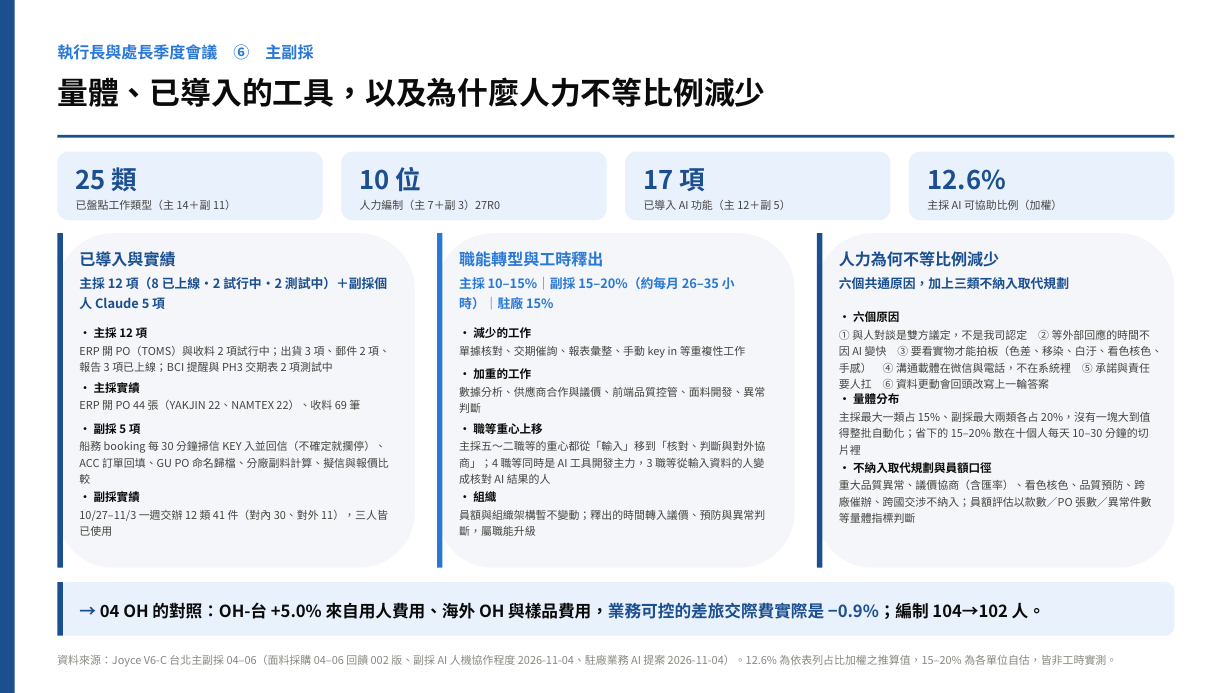
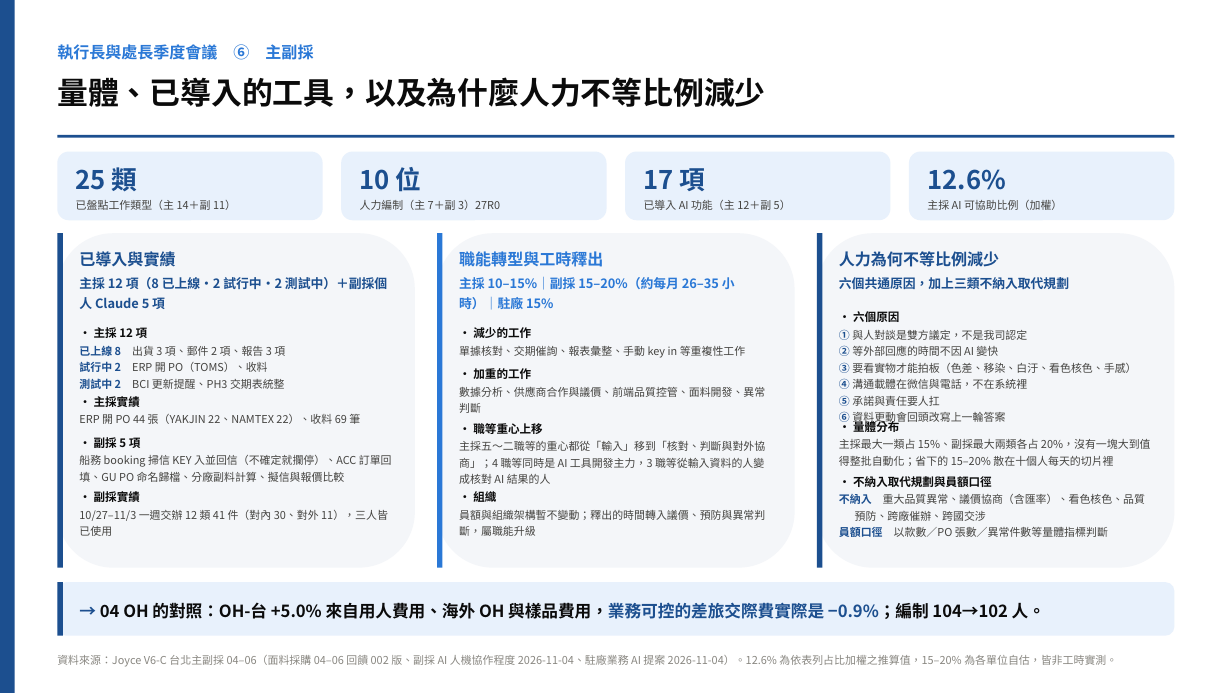
Before and after one commit to yc20054321-art/joyce, a slide deck: slide 7 of V6_執行長與處長季度會議_單位回饋整合_20261106.pptx. Drawn at 1232x693 pixels with LibreOffice and Linux fonts; fonts in the diff are those of the drawing. Boxes give left, top, right and bottom in pixels: in the first picture for what was removed or moved away, otherwise in the second. Text is boxed around its words. In the diff, an @@ line names an element or a change of style, - is before the commit and + after.

```diff
--- a/V6_執行長與處長季度會議_單位回饋整合_20261106.pptx
+++ b/V6_執行長與處長季度會議_單位回饋整合_20261106.pptx
@@ text at (x1=839, y1=329, x2=1136, y2=425): text changed @@
-① 與人對談是雙方議定，不是我司認定 ② 等外部回應的時間不因 AI 變快 ③ 要看實物才能拍板（色差、移染、白汙、看色核色、手感） ④ 溝通載體在微信與電話，不在系統裡 ⑤ 承諾與責任要人扛 ⑥ 資料更動會回頭改寫上一輪答案
+① 與人對談是雙方議定，不是我司認定
+② 等外部回應的時間不因 AI 變快
+③ 要看實物才能拍板（色差、移染、白汙、看色核色、手感）
+④ 溝通載體在微信與電話，不在系統裡
+⑤ 承諾與責任要人扛
+⑥ 資料更動會回頭改寫上一輪答案
@@ text at (x1=79, y1=346, x2=285, y2=389): text changed @@
-ERP 開 PO（TOMS）與收料 2 項試行中；出貨 3 項、郵件 2 項、報告 3 項已上線；BCI 提醒與 PH3 交期表 2 項測試中
+已上線 8 出貨 3 項、郵件 2 項、報告 3 項
+試行中 2 ERP 開 PO（TOMS）、收料
+測試中 2 BCI 更新提醒、PH3 交期表統整
@@ text "· 量體分布" rewrapped from (x1=853, y1=393, x2=899, y2=404) to (x1=853, y1=419, x2=899, y2=435) @@
@@ text at (x1=839, y1=439, x2=1151, y2=466): text changed @@
-主採最大一類占 15%、副採最大兩類各占 20%，沒有一塊大到值得整批自動化；省下的 15–20% 散在十個人每天 10–30 分鐘的切片裡
+主採最大一類占 15%、副採最大兩類各占 20%，沒有一塊大到值得整批自動化；省下的 15–20% 散在十個人每天的切片裡
@@ text at (x1=79, y1=455, x2=392, y2=482): text changed @@
-船務 booking 每 30 分鐘掃信 KEY 入並回信（不確定就攔停）、ACC 訂單回填、GU PO 命名歸檔、分廠副料計算、擬信與報價比較
+船務 booking 掃信 KEY 入並回信（不確定就攔停）、ACC 訂單回填、GU PO 命名歸檔、分廠副料計算、擬信與報價比較
@@ 4 texts moved together from (x1=79, y1=382, x2=992, y2=473) to (x1=79, y1=396, x2=992, y2=487) @@
@@ text at (x1=839, y1=494, x2=1145, y2=537): text changed @@
-重大品質異常、議價協商（含匯率）、看色核色、品質預防、跨廠催辦、跨國交涉不納入；員額評估以款數／PO 張數／異常件數等量體指標判斷
+不納入 重大品質異常、議價協商（含匯率）、看色核色、品質預防、跨廠催辦、跨國交涉
+員額口徑 以款數／PO 張數／異常件數等量體指標判斷
```
Also in this commit, not shown: 5 other slides changed, 1 other file.
